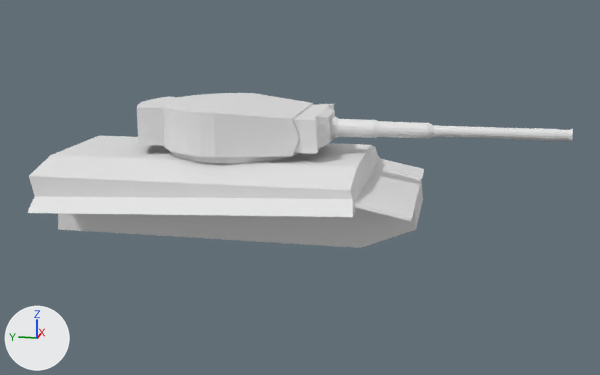
The Blender file Assets/Art/HeroTank/HeroTank.blend: old version first, new version second.
One viewpoint serves both versions: a 50 mm lens placed at (-14.4, -2.95, 4.9), pointed at (-0.06, -0.08, 1.31). Every picture has the same lights, and +X, +Y and +Z are marked at lower left.

In view in the first picture: 'Body', 'Gun', 'Turret'.
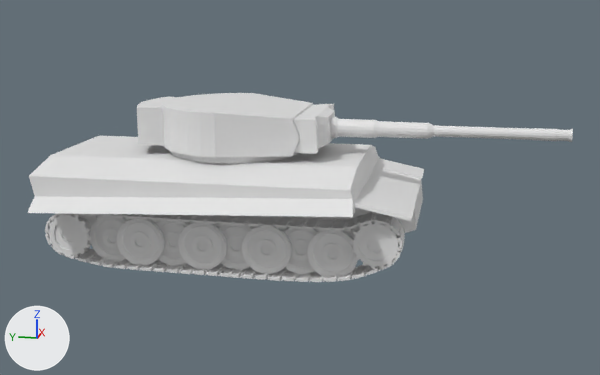
Commit message: Add tracks and wheels to other side of tank

The change, as a diff of the scene's bpy script:
```diff
--- a/Assets/Art/HeroTank/HeroTank.blend.py
+++ b/Assets/Art/HeroTank/HeroTank.blend.py
@@ cu_nurbspath_001 @@
+cu_nurbspath_001 = bpy.data.curves.new('NurbsPath.001', 'CURVE')
+cu_nurbspath_001.dimensions = '3D'
+_sp = cu_nurbspath_001.splines.new('NURBS'); _sp.points.add(82)
+_sp.points.foreach_set('co', [0.0373, -0.0336, -0.887, 1.0, 0.0373, -0.637, -0.894, 1.0, 0.0373, -1.816, -0.896, 1.0, 0.0373, -2.247, -0.722, 1.0, 0.0373, -2.559, -0.581, 1.0, 0.0373, -2.69, -0.514, 1.0, 0.0373, -2.787, -0.411, 1.0, 0.0373, -2.841, -0.228, 1.0, 0.0373, -2.825, -0.106, 1.0, 0.0373, -2.748, 0.0355, 1.0, 0.0373, -2.633, 0.129, 1.0, 0.0373, -2.475, 0.177, 1.0, 0.0373, -2.324, 0.154, 1.0, 0.0373, -2.183, 0.0933, 1.0, 0.0373, -2.022, 0.0194, 1.0, 0.0373, -1.91, -0.0127, 1.0, 0.0373, -1.717, -0.0095, 1.0, 0.0373, 0.02, -0.0191, 1.0, 0.0373, 1.705, 0.00167, 1.0, 0.0373, 2.637, -0.00434, 1.0, 0.0373, 2.932, 0.0248, 1.0, 0.0373, 3.057, 0.00167, 1.0, 0.0373, 3.191, -0.0695, 1.0, 0.0373, 3.289, -0.185, 1.0, 0.0373, 3.317, -0.298, 1.0, 0.0373, 3.312, -0.423, 1.0, 0.0373, 3.27, -0.534, 1.0, 0.0373, 3.19, -0.625, 1.0, 0.0373, 3.067, -0.695, 1.0, 0.0373, 2.923, -0.738, 1.0, 0.0373, 2.775, -0.764, 1.0, 0.0373, 2.647, -0.794, 1.0, 0.0373, 2.513, -0.821, 1.0, 0.0373, 2.368, -0.833, 1.0, 0.0373, 2.22, -0.87, 1.0, 0.0373, 2.079, -0.862, 1.0, 0.0373, 1.648, -0.88, 1.0, 0.0373, 0.396, -0.878, 1.0, 0.0373, -0.0334, -0.887, 1.0, 0.0373, -0.0334, -0.887, 1.0, 0.0373, -0.0334, -0.887, 1.0, 0.0373, -0.0334, -0.887, 1.0, 0.0373, -0.0334, -0.887, 1.0, 0.0373, -0.0334, -0.887, 1.0, 0.0373, -0.0334, -0.887, 1.0, 0.0373, 0.396, -0.878, 1.0, 0.0373, 1.648, -0.88, 1.0, 0.0373, 2.079, -0.862, 1.0, 0.0373, 2.22, -0.87, 1.0, 0.0373, 2.368, -0.833, 1.0, 0.0373, 2.513, -0.821, 1.0, 0.0373, 2.647, -0.794, 1.0, 0.0373, 2.775, -0.764, 1.0, 0.0373, 2.923, -0.738, 1.0, 0.0373, 3.067, -0.695, 1.0, 0.0373, 3.19, -0.625, 1.0, 0.0373, 3.27, -0.534, 1.0, 0.0373, 3.312, -0.423, 1.0, 0.0373, 3.317, -0.298, 1.0, 0.0373, 3.289, -0.185, 1.0, 0.0373, 3.191, -0.0695, 1.0, 0.0373, 3.057, 0.00167, 1.0, 0.0373, 2.932, 0.0248, 1.0, 0.0373, 2.637, -0.00434, 1.0, 0.0373, 1.705, 0.00167, 1.0, 0.0373, 0.02, -0.0191, 1.0, 0.0373, -1.717, -0.0095, 1.0, 0.0373, -1.91, -0.0127, 1.0, 0.0373, -2.022, 0.0194, 1.0, 0.0373, -2.183, 0.0933, 1.0, 0.0373, -2.324, 0.154, 1.0, 0.0373, -2.475, 0.177, 1.0, 0.0373, -2.633, 0.129, 1.0, 0.0373, -2.748, 0.0355, 1.0, 0.0373, -2.825, -0.106, 1.0, 0.0373, -2.841, -0.228, 1.0, 0.0373, -2.787, -0.411, 1.0, 0.0373, -2.69, -0.514, 1.0, 0.0373, -2.559, -0.581, 1.0, 0.0373, -2.247, -0.722, 1.0, 0.0373, -1.816, -0.896, 1.0, 0.0373, -0.637, -0.894, 1.0, 0.0373, -0.0336, -0.887, 1.0])
+_sp.order_u = 5
+_sp.order_v = 0
+_sp.use_endpoint_u = True
+cu_nurbspath_001.use_path = True
+cu_nurbspath_001.fill_mode = 'FULL'
@@ ob_track_001 @@
+ob_track_001 = bpy.data.objects.new('Track.001', me_cube_001.copy())  # the mesh of ob_track; modifiers ARRAY, CURVE
+ob_track_001.location = (-1.15, 0.82, 1.07)
+ob_track_001.rotation_euler = (0.0, 1.571, 0.0)  # degrees (0, 90, 0)
+ob_track_001.scale = (1.0, 1.0, -1.0)
@@ ob_trackspath_001 @@
+ob_trackspath_001 = bpy.data.objects.new('TracksPath.001', cu_nurbspath_001)
+ob_trackspath_001.location = (-1.165, 0.818, 0.999)
+ob_trackspath_001.scale = (-1.0, 1.0, 1.0)
@@ ob_frontwheel_003 @@
+ob_frontwheel_003 = bpy.data.objects.new('FrontWheel.003', me_circle_021)  # 320 vertices, 289 faces; spans x -0.414..0.41, y -0.416..0.408, z 0.0..0.271; modifiers MIRROR
+ob_frontwheel_003.location = (-1.28, 3.75, 0.63)
+ob_frontwheel_003.rotation_euler = (0.0, 1.571, 0.0)  # degrees (0, 90, 0)
+ob_frontwheel_003.scale = (1.0, 1.0, -1.0)
@@ ob_frontwheel_002 @@
+ob_frontwheel_002 = bpy.data.objects.new('FrontWheel.002', me_circle_021.copy())  # modifiers MIRROR
+ob_frontwheel_002.location = (-1.28, -1.62, 0.78)
+ob_frontwheel_002.rotation_euler = (0.0, 1.571, 0.0)  # degrees (0, 90, 0)
+ob_frontwheel_002.scale = (1.0, 1.0, -1.0)
@@ ob_wheel_015 @@
+ob_wheel_015 = bpy.data.objects.new('Wheel.015', me_circle_009.copy())  # the mesh of ob_wheel_007
+ob_wheel_015.location = (-0.89, 2.62, 0.55)
+ob_wheel_015.scale = (-1.0, 1.0, 1.0)
@@ ob_wheel_014 @@
+ob_wheel_014 = bpy.data.objects.new('Wheel.014', me_circle_009.copy())  # the mesh of ob_wheel_007
+ob_wheel_014.location = (-0.89, 1.49, 0.55)
+ob_wheel_014.scale = (-1.0, 1.0, 1.0)
@@ ob_wheel_013 @@
+ob_wheel_013 = bpy.data.objects.new('Wheel.013', me_circle_009.copy())  # the mesh of ob_wheel_007
+ob_wheel_013.location = (-0.89, 0.37, 0.55)
+ob_wheel_013.scale = (-1.0, 1.0, 1.0)
@@ ob_wheel_012 @@
+ob_wheel_012 = bpy.data.objects.new('Wheel.012', me_circle_009.copy())  # the mesh of ob_wheel_007
+ob_wheel_012.location = (-0.89, -0.76, 0.55)
+ob_wheel_012.scale = (-1.0, 1.0, 1.0)
@@ ob_wheel_011 @@
+ob_wheel_011 = bpy.data.objects.new('Wheel.011', me_circle_009.copy())  # the mesh of ob_wheel_007
+ob_wheel_011.location = (-1.0, 2.06, 0.55)
+ob_wheel_011.scale = (-1.0, 1.0, 1.0)
@@ ob_wheel_010 @@
+ob_wheel_010 = bpy.data.objects.new('Wheel.010', me_circle_009.copy())  # the mesh of ob_wheel_007
+ob_wheel_010.location = (-1.0, 0.94, 0.55)
+ob_wheel_010.scale = (-1.0, 1.0, 1.0)
@@ ob_wheel_009 @@
+ob_wheel_009 = bpy.data.objects.new('Wheel.009', me_circle_009.copy())  # the mesh of ob_wheel_007
+ob_wheel_009.location = (-1.0, -0.19, 0.55)
+ob_wheel_009.scale = (-1.0, 1.0, 1.0)
@@ ob_wheel_008 @@
+ob_wheel_008 = bpy.data.objects.new('Wheel.008', me_circle_009.copy())  # the mesh of ob_wheel_007
+ob_wheel_008.location = (-1.0, -1.32, 0.55)
+ob_wheel_008.scale = (-1.0, 1.0, 1.0)
```

Location of each change, [x1, y1, x2, y2] in pixels of the pictures (600 x 375 px):
'Track.001', added
    after: [45, 212, 405, 282]
'Wheel.009', added
    after: [242, 225, 292, 274]
'Wheel.008', added
    after: [307, 229, 358, 277]
'Wheel.010', added
    after: [178, 221, 227, 270]
'Wheel.011', added
    after: [117, 217, 165, 265]
'FrontWheel.002', added
    after: [351, 221, 401, 269]
'FrontWheel.003', added
    after: [46, 213, 98, 257]
'Wheel.015', added
    after: [90, 216, 127, 261]
'Wheel.012', added
    after: [284, 227, 318, 274]
'Wheel.013', added
    after: [219, 223, 253, 270]
'Wheel.014', added
    after: [156, 219, 189, 266]
